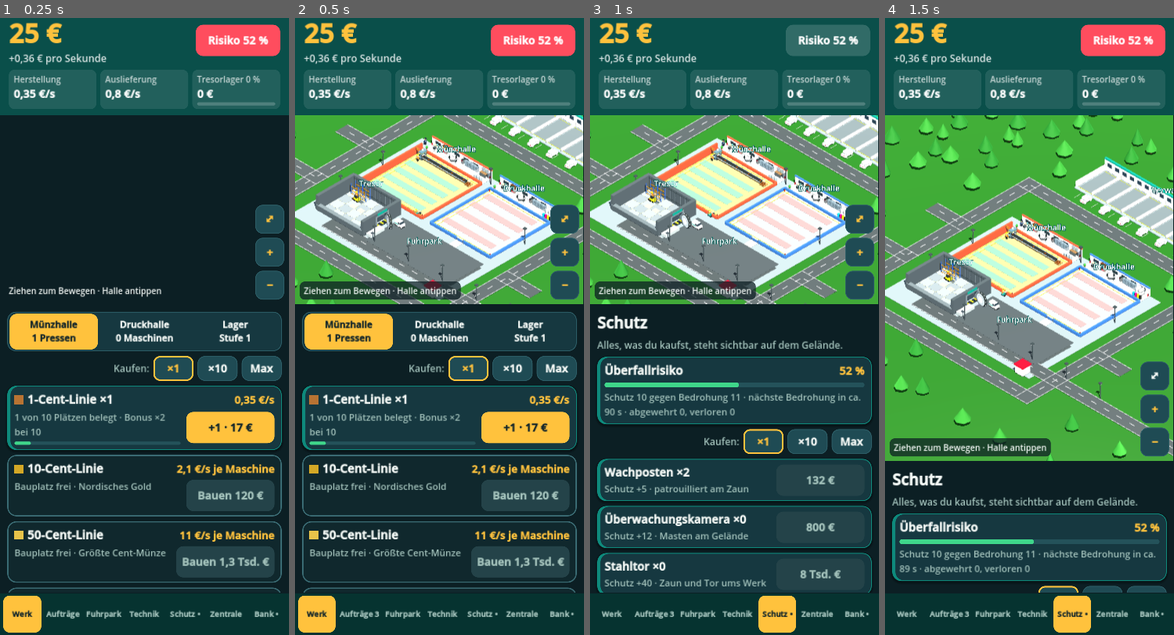
Above: before the commit, frames 1-4 (left to right).
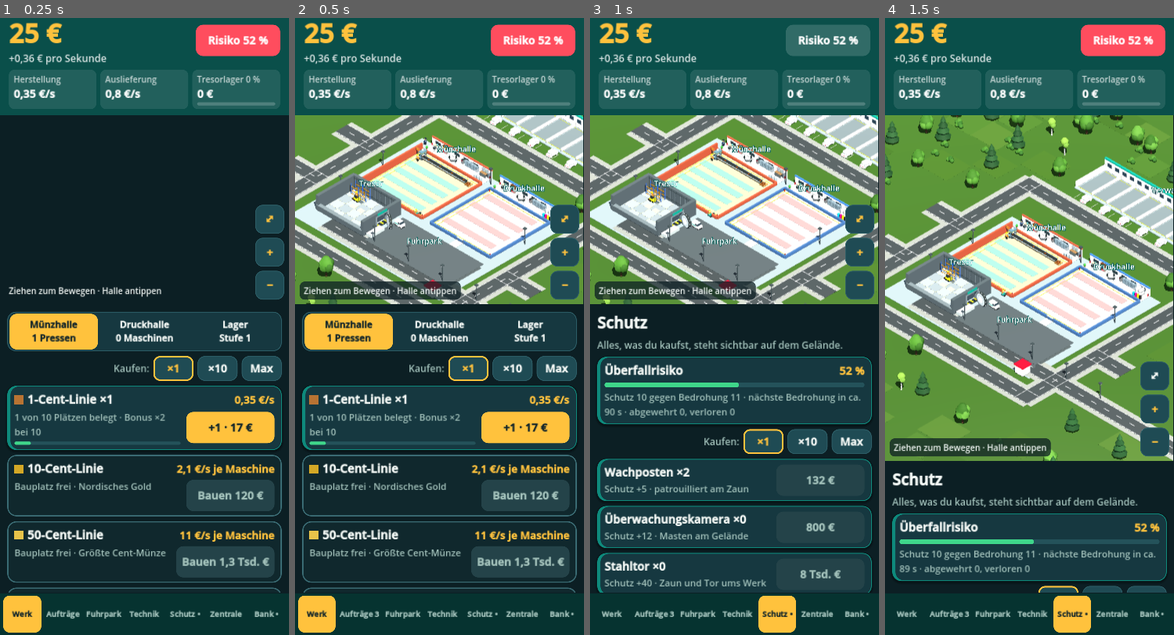
Above: after the commit, the same moments.

Repository: robertpahl1987-creator/bundesbank-idle
Game: Godot game, scene res://main.tscn
The game is run twice, just before and just after one commit, with the same random seed, the same clock (stepped at 60 frames per second) and the same inputs.
Inputs:
- Up to frame 1 (0.25 s): no input
- Up to frame 2 (0.5 s): no input
- Up to frame 3 (1 s): click "Risiko 52 %" at 0.5 s
- Up to frame 4 (1.5 s): click "⤢" at 1.25 s

Frame 1 is identical in both runs. In frame 2, 11% of the frame differs, in the area x 0-100%, y 15-47%; in frame 3, 11%; in frame 4, 32%, in the area x 0-100%, y 15-72%.

Commit message:
Realistische Bäume (Laub, Fichte, Birke, Büsche), natürliche Wiese, Gehwege, gedecktere Farben
Co-Authored-By: Claude Opus 5.5 <noreply@anthropic.com>
Claude-Session: https://claude.ai/code/session_017FzJGnvAkc8ZWZi8Mp49PX

Diff:
--- a/godot/world.gd
+++ b/godot/world.gd
@@ -137,14 +137,14 @@
 	(p if p != null else self).add_child(mi)
 	return mi
 
-func sphere(r: float, c: String, x: float, y: float, z: float, p: Node3D) -> MeshInstance3D:
-	var key := "s%.3f" % r
+func sphere(r: float, c: String, x: float, y: float, z: float, p: Node3D, seg := 10) -> MeshInstance3D:
+	var key := "s%.3f|%d" % [r, seg]
 	if not meshes.has(key):
 		var sm := SphereMesh.new()
 		sm.radius = r
 		sm.height = r * 2.0
-		sm.radial_segments = 10
-		sm.rings = 6
+		sm.radial_segments = seg
+		sm.rings = 6 if seg >= 10 else 4
 		meshes[key] = sm
 	var mi := MeshInstance3D.new()
 	mi.mesh = meshes[key]
@@ -354,7 +354,7 @@
 ## Sozialtrakt hinter jeder Halle: Meisterbüro, Pausenecke, Spinde, Werkbank, Lager
 func annex(cx: float, note: bool) -> void:
 	var z0 := -14.3
-	var wall := "#3d6fb0" if note else "#c8553a"
+	var wall := "#3d6fb0" if note else "#a8503a"
 	B(14, 0.14, 2.4, "#d9d4c8", cx, 0.12, z0)
 	B(14, 1.6, 0.25, "#eef0ec", cx, 0.9, z0 - 1.15)
 	B(14.1, 0.18, 0.3, wall, cx, 1.75, z0 - 1.15)
@@ -450,6 +450,43 @@
 			return false
 	return true
 
+## Laubbaum: Stamm, Äste und mehrere Blattballen in unterschiedlichen Grüntönen
+func leaf_tree(x: float, z: float, s: float, n: int) -> void:
+	var th := 1.3 * s
+	C(0.12 * s, 0.2 * s, th, "#5b4330", x, th / 2.0, z, null, 7)
+	C(0.05 * s, 0.08 * s, 0.9 * s, "#5b4330", x + 0.25 * s, th + 0.2 * s, z, null, 5)
+	C(0.05 * s, 0.08 * s, 0.9 * s, "#5b4330", x - 0.2 * s, th + 0.25 * s, z + 0.15 * s, null, 5)
+	var greens := ["#3f6b2a", "#4a7a30", "#365f25", "#57863a"]
+	var off := [[0.0, 1.0, 0.0, 1.0], [0.55, 0.75, 0.2, 0.75], [-0.5, 0.8, -0.25, 0.8], [0.1, 0.7, 0.55, 0.7], [-0.15, 1.55, -0.1, 0.7], [0.3, 1.3, -0.5, 0.6]]
+	for i in off.size():
+		var o: Array = off[i]
+		sphere(float(o[3]) * s * 1.25, greens[(i + n) % 4], x + float(o[0]) * s, th + float(o[1]) * s, z + float(o[2]) * s, self, 8)
+
+## Nadelbaum (Fichte): schlanker Stamm, gestufte Kegel
+func conifer(x: float, z: float, s: float) -> void:
+	C(0.09 * s, 0.14 * s, 0.9 * s, "#4e3a2a", x, 0.45 * s, z, null, 6)
+	var lv := [[1.25, 1.5, 1.2], [1.0, 1.35, 2.1], [0.75, 1.15, 2.9], [0.45, 0.9, 3.6]]
+	for i in lv.size():
+		var l: Array = lv[i]
+		C(0.02, float(l[0]) * s, float(l[1]) * s, "#24472a" if i % 2 == 0 else "#2b5230", x, float(l[2]) * s, z, null, 7)
+
+## Birke: weißer Stamm mit dunklen Flecken, hellgrüne, lichte Krone
+func birch(x: float, z: float, s: float) -> void:
+	var th := 2.2 * s
+	C(0.07 * s, 0.11 * s, th, "#e6e2d6", x, th / 2.0, z, null, 7)
+	for k in 4:
+		B(0.16 * s, 0.05 * s, 0.05, "#2e2b28", x + 0.02, 0.4 * s + k * 0.45 * s, z + 0.09 * s)
+	sphere(0.6 * s, "#7a9e45", x, th + 0.2 * s, z, self, 8)
+	sphere(0.45 * s, "#6b9140", x + 0.35 * s, th - 0.2 * s, z + 0.1 * s, self, 8)
+	sphere(0.42 * s, "#86a84e", x - 0.3 * s, th - 0.05 * s, z - 0.2 * s, self, 8)
+
+## Busch aus zwei, drei Ballen
+func bush(x: float, z: float, n: int) -> void:
+	var c := ["#3d6a2c", "#47752f", "#35602a"]
+	sphere(0.5, c[n % 3], x, 0.35, z, self, 8)
+	sphere(0.4, c[(n + 1) % 3], x + 0.45, 0.28, z + 0.15, self, 8)
+	sphere(0.35, c[(n + 2) % 3], x - 0.3, 0.25, z + 0.3, self, 8)
+
 ## Straße mit Mittelstreifen
 func road(x1: float, z1: float, x2: float, z2: float, p: Node3D = null) -> void:
 	var horiz: bool = abs(x2 - x1) >= abs(z2 - z1)
@@ -457,11 +494,15 @@
 	var cx := (x1 + x2) / 2.0
 	var cz := (z1 + z2) / 2.0
 	if horiz:
-		B(L + 3.0, 0.06, 3.0, "#4a5154", cx, 0.1, cz, p)
+		B(L + 3.0, 0.08, 0.9, "#8d8f8a", cx, 0.07, cz - 1.95, p)
+		B(L + 3.0, 0.08, 0.9, "#8d8f8a", cx, 0.07, cz + 1.95, p)
+		B(L + 3.0, 0.06, 3.0, "#3e4447", cx, 0.1, cz, p)
 		B(L + 3.0, 0.065, 0.12, "#c9cdd0", cx, 0.105, cz - 1.42, p)
 		B(L + 3.0, 0.065, 0.12, "#c9cdd0", cx, 0.105, cz + 1.42, p)
 	else:
-		B(3.0, 0.06, L + 3.0, "#4a5154", cx, 0.1, cz, p)
+		B(0.9, 0.08, L + 3.0, "#8d8f8a", cx - 1.95, 0.07, cz, p)
+		B(0.9, 0.08, L + 3.0, "#8d8f8a", cx + 1.95, 0.07, cz, p)
+		B(3.0, 0.06, L + 3.0, "#3e4447", cx, 0.1, cz, p)
 		B(0.12, 0.065, L + 3.0, "#c9cdd0", cx - 1.42, 0.105, cz, p)
 		B(0.12, 0.065, L + 3.0, "#c9cdd0", cx + 1.42, 0.105, cz, p)
 	var k := 1.0
@@ -473,20 +514,20 @@
 		k += 3.0
 
 func build_static() -> void:
-	B(320, 0.2, 320, "#2a6b26", 0, -0.1, 0)
+	B(320, 0.2, 320, "#3c5e27", 0, -0.1, 0)
 	B(35, 0.1, 31, "#8e9a9e", 0, 0.05, 0)
 	# Münzhalle (warm)
-	B(14, 0.14, 14, "#e2b874", -8, 0.12, -6)
-	B(14, 0.5, 0.3, "#c8553a", -8, 0.35, -13)
-	B(0.3, 1.5, 14, "#c8553a", -15, 0.85, -6)
-	B(0.3, 0.5, 14, "#c8553a", -1, 0.35, -6)
-	B(14, 0.5, 0.3, "#c8553a", -8, 0.35, 1)
+	B(14, 0.14, 14, "#cdb68a", -8, 0.12, -6)
+	B(14, 0.5, 0.3, "#a8503a", -8, 0.35, -13)
+	B(0.3, 1.5, 14, "#a8503a", -15, 0.85, -6)
+	B(0.3, 0.5, 14, "#a8503a", -1, 0.35, -6)
+	B(14, 0.5, 0.3, "#a8503a", -8, 0.35, 1)
 	# Druckhalle (blau)
-	B(14, 0.14, 14, "#9fbde6", 8, 0.12, -6)
-	B(14, 0.5, 0.3, "#3d6fb0", 8, 0.35, -13)
-	B(0.3, 0.5, 14, "#3d6fb0", 1, 0.35, -6)
-	B(0.3, 0.5, 14, "#3d6fb0", 15, 0.35, -6)
-	B(14, 0.5, 0.3, "#3d6fb0", 8, 0.35, 1)
+	B(14, 0.14, 14, "#a8b6c4", 8, 0.12, -6)
+	B(14, 0.5, 0.3, "#41638f", 8, 0.35, -13)
+	B(0.3, 0.5, 14, "#41638f", 1, 0.35, -6)
+	B(0.3, 0.5, 14, "#41638f", 15, 0.35, -6)
+	B(14, 0.5, 0.3, "#41638f", 8, 0.35, 1)
 	# Tresor
 	B(10, 0.14, 8, "#c9b27a", -10, 0.12, 7)
 	# Hof, Rampe, Straße
@@ -504,7 +545,7 @@
 	road(21.0, 3.0, POL_X - 4.75, 3.0)
 	road(-22.0, -8.0, -27.5, -8.0)
 	road(-22.0, 5.0, -27.0, 5.0)
-	# Bäume um Straßen und Gebäude herum verteilt
+	# Natürliche Vegetation: Laubbäume, Nadelbäume, Birken und Büsche
 	var n := 0
 	var xg := -46.0
 	while xg <= 46.0:
@@ -513,11 +554,32 @@
 			var jx := xg + sin(xg * 1.7 + zg * 0.9) * 1.8
 			var jz := zg + cos(xg * 0.8 - zg * 1.3) * 1.8
 			if tree_free(jx, jz):
-				C(0.15, 0.2, 0.8, "#7a5532", jx, 0.4, jz, null, 6)
-				C(0.0, 1.0 + (n % 3) * 0.25, 2.3 + (n % 2) * 0.4, "#2e7d32" if n % 2 else "#3b8f3a", jx, 1.9, jz, null, 7)
+				var h := fposmod(sin(jx * 12.9898 + jz * 78.233) * 43758.5453, 1.0)
+				var sc := 0.85 + h * 0.4
+				if h < 0.45:
+					leaf_tree(jx, jz, sc, n)
+				elif h < 0.72:
+					conifer(jx, jz, sc)
+				elif h < 0.88:
+					birch(jx, jz, sc)
+				else:
+					bush(jx, jz, n)
+				if n % 3 == 0 and tree_free(jx + 1.6, jz + 1.1):
+					bush(jx + 1.6, jz + 1.1, n + 1)
 				n += 1
 			zg += 5.5
 		xg += 5.5
+	# Grünflächen mit Farbvariationen (Wiese, trockenere Stellen)
+	var gx := -60.0
+	while gx <= 60.0:
+		var gz := -60.0
+		while gz <= 45.0:
+			var hv := fposmod(sin(gx * 3.1 + gz * 7.7) * 9187.31, 1.0)
+			if hv > 0.55 and tree_free(gx, gz):
+				var gc: String = ["#395a24", "#42642a", "#3f6026", "#47662c"][int(hv * 37.0) % 4]
+				B(4.0 + hv * 3.0, 0.02, 3.5 + hv * 2.5, gc, gx, 0.005, gz)
+			gz += 6.0
+		gx += 6.0
 	lamp_mat = StandardMaterial3D.new()
 	lamp_mat.albedo_color = Color("#fff2c0")
 	lamp_mat.emission_enabled = true
@@ -1050,7 +1112,7 @@
 		ml.position = Vector3(-31, 5.2, -8)
 		dyn.add_child(ml)
 	# Zweigwerke (in der Ferne)
-	var spots := {"mainz": [45, -28, "#c8553a"], "leipzig": [51, -7.5, "#0e8a7c"], "muenchen": [49, 6.5, "#3d6fb0"], "hamburg": [57, 24, "#8a5a9e"]}
+	var spots := {"mainz": [45, -28, "#a8503a"], "leipzig": [51, -7.5, "#0e8a7c"], "muenchen": [49, 6.5, "#3d6fb0"], "hamburg": [57, 24, "#8a5a9e"]}
 	var names := {"mainz": "Mainz", "leipzig": "Leipzig", "muenchen": "München", "hamburg": "Hamburg"}
 	for id in spots.keys():
 		if S["sites"].get(id, false):
